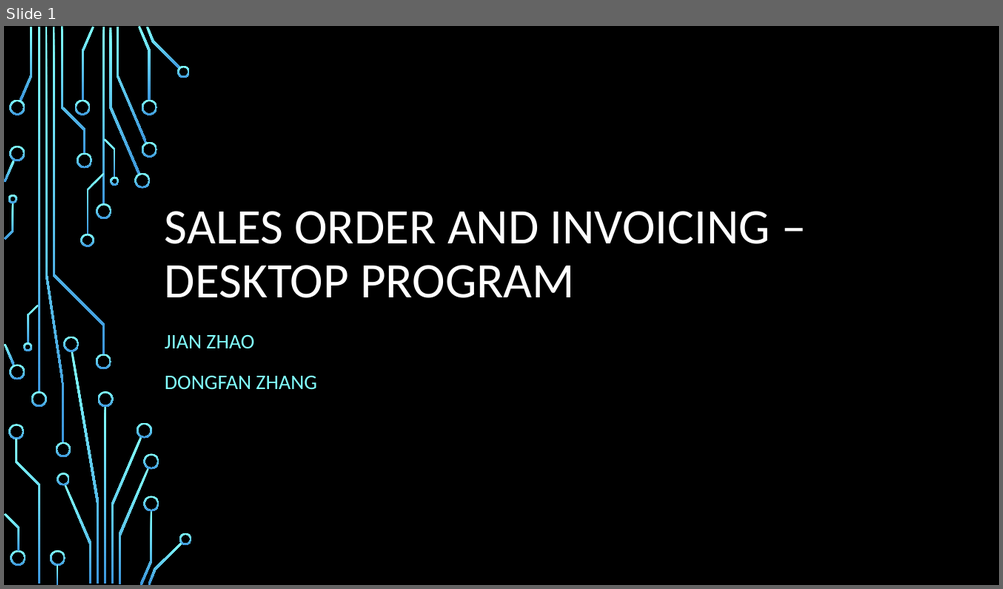
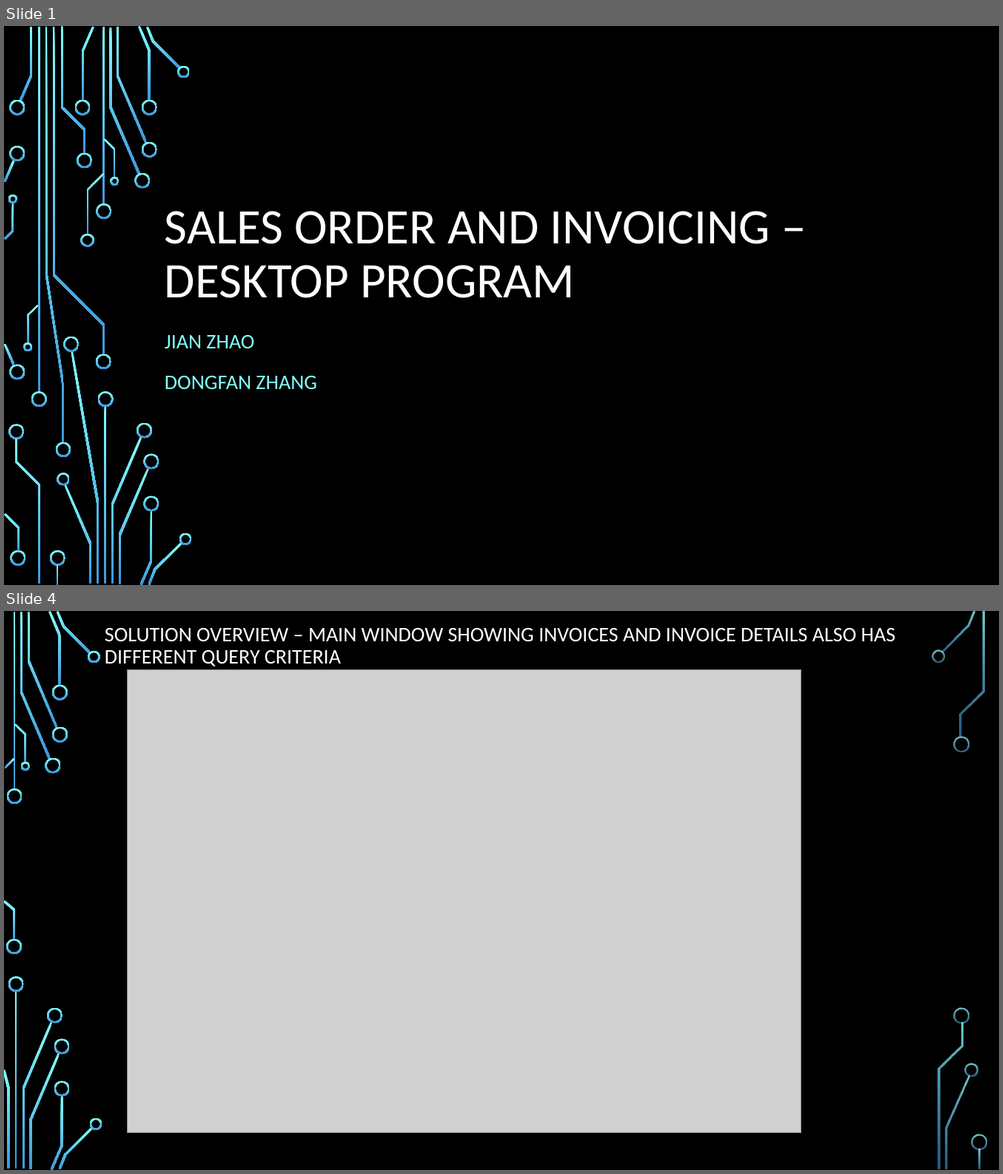
Before and after one commit to zdf22018/project_sales_order_invoicing, a slide deck: Sales Order and invoicing – desktop program.pptx. Shown one above the other, each under a label of ours: slide 1 before the commit, slides 1 and 4 after it; the slides between them are not shown. The pictures are 1003x589 and 1003x1174 pixels, drawn with LibreOffice and Linux fonts; fonts in the diff are those of the drawing; grey boxes stand for pictures; background and template pictures are left out. Boxes give left, top, right and bottom in pixels: in the first picture for what was removed or moved away, otherwise in the second. Text is boxed around its words. In the diff, an @@ line names an element or a change of style, - is before the commit and + after.

```diff
--- a/Sales Order and invoicing – desktop program.pptx
+++ b/Sales Order and invoicing – desktop program.pptx
@@ slide 4 added at box(4, 611, 999, 1170), background picture (left out) @@
@@ title added at box(105, 627, 896, 667), 20 pt, text #FFFFFF @@
+SOLUTION OVERVIEW – MAIN WINDOW SHOWING INVOICES AND INVOICE DETAILS ALSO HAS DIFFERENT QUERY CRITERIA
@@ picture added at box(127, 670, 802, 1133) @@
@@ group added at box(4, 611, 987, 1170): 33 freeform shapes, 3 rectangles @@
```
Also in this commit, not shown: 8 slides changed, 6 other slides added, 2 slides removed, 20 other files.
